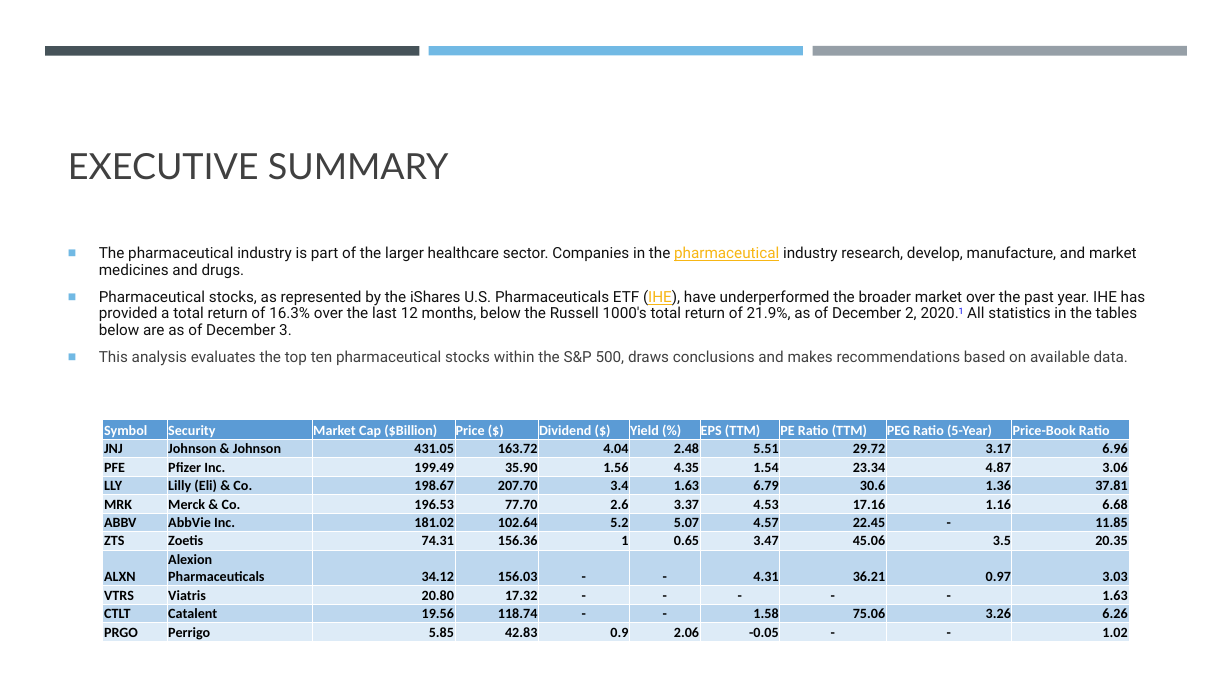
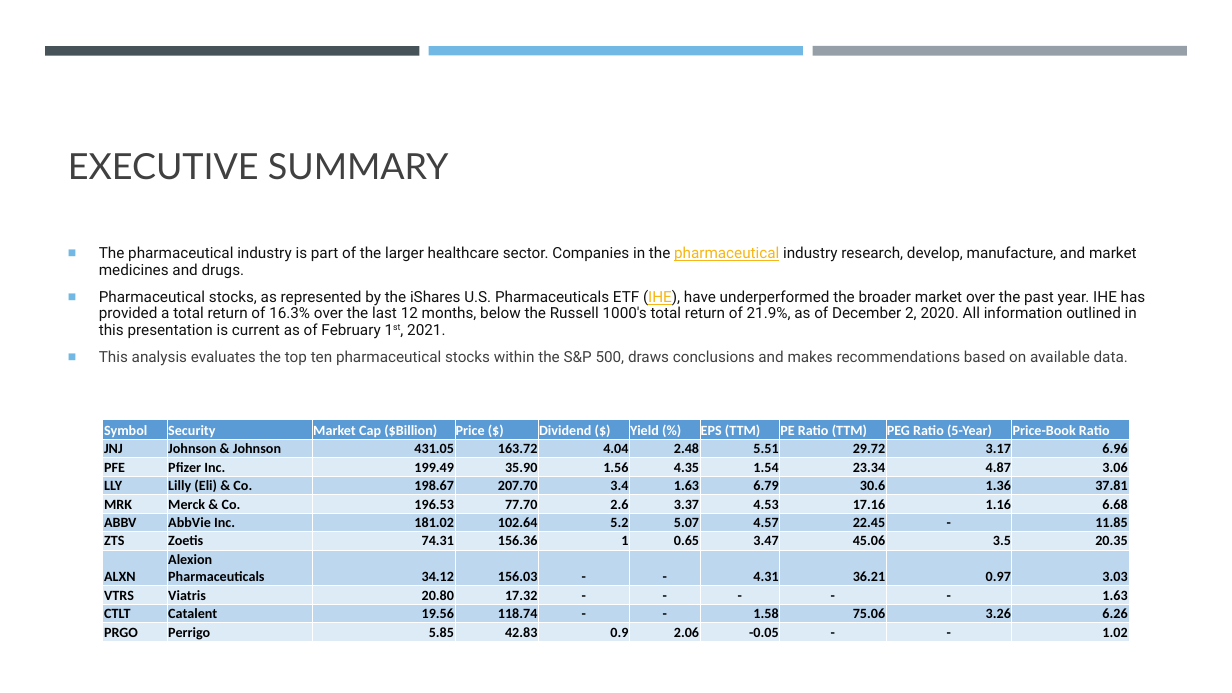
Before and after one commit to gabeo13/Pharma-Stock-Analysis, a slide deck: slide 3 of Stock Market Analysis.pptx. Drawn at 1232x693 pixels with LibreOffice and Linux fonts; fonts in the diff are those of the drawing. Boxes give left, top, right and bottom in pixels: in the first picture for what was removed or moved away, otherwise in the second. Text is boxed around its words. In the diff, an @@ line names an element or a change of style, - is before the commit and + after.

```diff
--- a/Stock Market Analysis.pptx
+++ b/Stock Market Analysis.pptx
@@ text at bbox=[99, 290, 1146, 339]: text changed @@
-■ Pharmaceutical stocks, as represented by the iShares U.S. Pharmaceuticals ETF (IHE), have underperformed the broader market over the past year. IHE has provided a total return of 16.3% over the last 12 months, below the Russell 1000's total return of 21.9%, as of December 2, 2020.1 All statistics in the tables below are as of December 3.
+■ Pharmaceutical stocks, as represented by the iShares U.S. Pharmaceuticals ETF (IHE), have underperformed the broader market over the past year. IHE has provided a total return of 16.3% over the last 12 months, below the Russell 1000's total return of 21.9%, as of December 2, 2020. All information outlined in this presentation is current as of February 1st, 2021.
```
Also in this commit, not shown: 2 other files.
